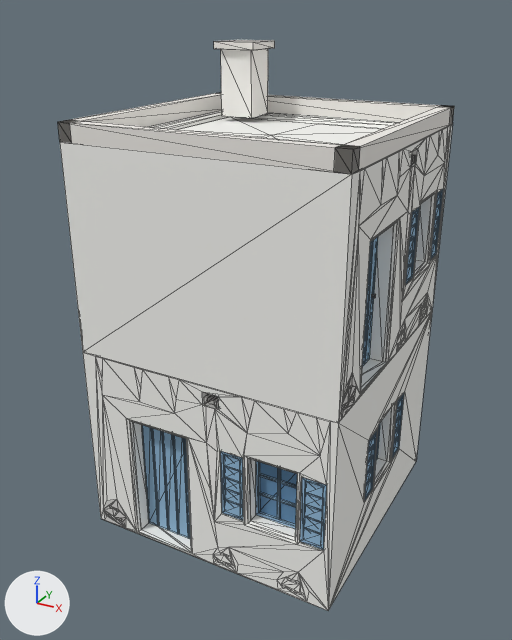
Renders of the glTF model src/client/assets/props/islands/cube2.glb from each side of a commit.
One viewpoint serves both versions: a camera (50 mm lens) standing at (5.13, -9.79, 8.33) and looking at (-0.1, -0.27, 3.57). Lighting does not change. The marker at lower left points along +X, +Y and +Z. The first picture is the older version. Mesh edges are drawn as thin lines. Vertices at exactly the same position are counted once.
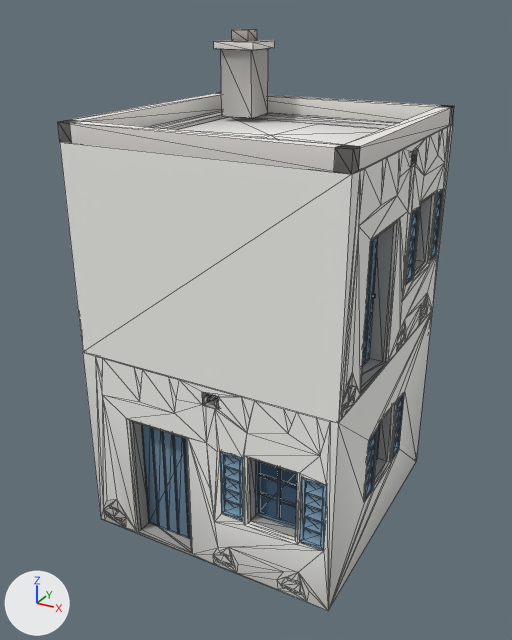
Changed parts and their boxes [x1, y1, x2, y2] in the pictures (512 x 640 px):
'cube2', reshaped
    before: [58, 40, 454, 611]
    after: [58, 29, 454, 611]
part 1 of me_cube2, added
    after: [232, 29, 257, 41]
part 2 of me_cube2, recoloured
    both: [89, 40, 444, 611]

Patch to the scene script:
```diff
--- a/src/client/assets/props/islands/cube2.glb.py
+++ b/src/client/assets/props/islands/cube2.glb.py
@@ me_cube2 @@
 # used by ob_cube2; location = (0.0, 0.0, 0.0)
-me_cube2.from_pydata(...)  # 1864 vertices, 2728 faces; spans x -2.2..2.2, y -2.2..2.2, z 0.0..7.82
+me_cube2.from_pydata(...)  # 1872 vertices, 2740 faces; spans x -2.2..2.2, y -2.2..2.2, z 0.0..8.0
+# me_cube2 part 1: a new loose piece, a box spanning x -1.46..-1.14, y 1.34..1.66, z 7.82..8.0, in mat_kit
+# me_cube2 part 2: 2004 kept faces spanning x -2.2..2.2, y -2.2..2.2, z 0.0..7.82 get new vertex colours
 me_cube2.materials.append(mat_kit)
```
